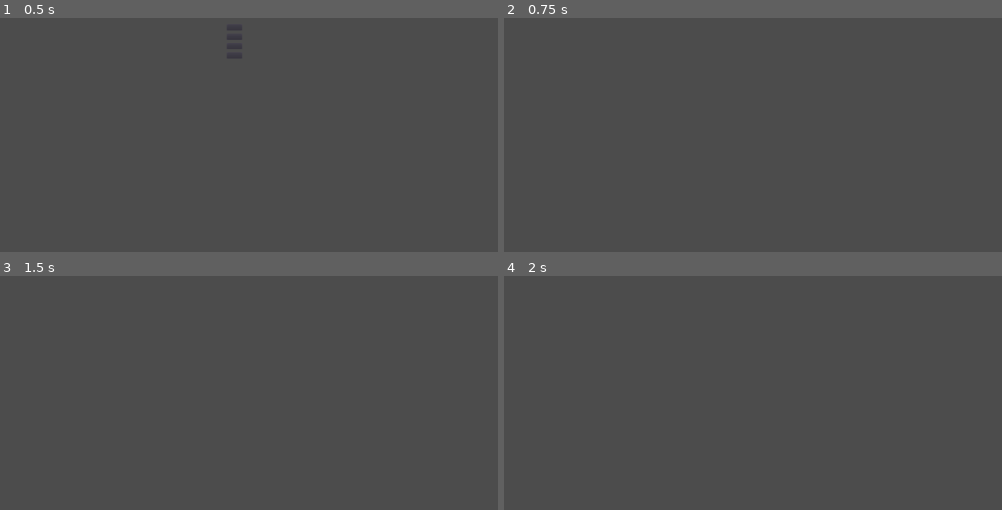
Above: before the commit, frames 1-4 (two rows, left to right).
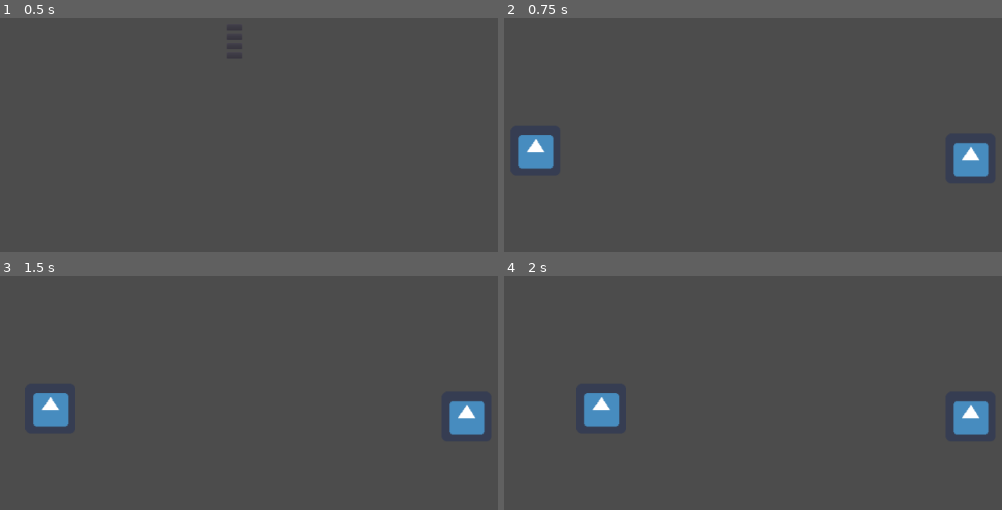
Above: after the commit, the same moments.

Repository: DandyGames/LudumDare48
Game: Godot game, scene res://Scenes/Menu/MainMenu.tscn
The game is run twice, just before and just after one commit, with the same random seed, the same clock (stepped at 60 frames per second) and the same inputs. The engine's default icon, where the game draws it, is replaced by a stand-in: a white triangle on a blue panel in a dark square.
Inputs:
- Up to frame 1 (0.5 s): no input
- Up to frame 2 (0.75 s): click "Start" at 0.5 s
- Up to frame 3 (1.5 s): tap Enter at 1.25 s; hold D (p0_right, bound only after the commit) from 1.28 s (still down)
- Up to frame 4 (2 s): keep holding D (p0_right, bound only after the commit)

Frame 1 is identical in both runs. In frame 2, 2.1% of the frame differs, in the area x 2-98%, y 50-68%; in frame 3, 2.1%; in frame 4, 2.1%, in the area x 16-98%, y 50-68%.

Commit message:
Working menu and placeholder player

Diff:
--- /dev/null
+++ b/Images/Sprites/PlayerSprite.tres
@@ -0,0 +1,11 @@
+[gd_resource type="SpriteFrames" load_steps=2 format=2]
+
+[ext_resource path="res://icon.png" type="Texture" id=1]
+
+[resource]
+animations = [ {
+"frames": [ ExtResource( 1 ) ],
+"loop": true,
+"name": "idle",
+"speed": 5.0
+} ]
--- a/Scenes/Game/Game.tscn
+++ b/Scenes/Game/Game.tscn
@@ -1,9 +1,10 @@
-[gd_scene load_steps=6 format=2]
+[gd_scene load_steps=7 format=2]
 
 [ext_resource path="res://Scenes/UI/Label.tscn" type="PackedScene" id=1]
 [ext_resource path="res://Scenes/UI/F_MediumFont.tres" type="DynamicFont" id=2]
 [ext_resource path="res://Scripts/Game.gd" type="Script" id=3]
 [ext_resource path="res://Scenes/Game/PauseMenu.tscn" type="PackedScene" id=4]
+[ext_resource path="res://Scenes/Game/Player.tscn" type="PackedScene" id=5]
 
 [sub_resource type="GDScript" id=1]
 script/source = "extends GridContainer
@@ -20,6 +21,7 @@
 "_edit_use_anchors_": false
 }
 PauseMenu = ExtResource( 4 )
+PlayerBaseSpeed = 120
 
 [node name="Interface" type="GridContainer" parent="."]
 anchor_left = 0.5
@@ -40,3 +42,9 @@
 margin_bottom = 62.0
 text = "Press Esc"
 customfont = ExtResource( 2 )
+
+[node name="Player0" parent="." instance=ExtResource( 5 )]
+position = Vector2( 163.372, 320.105 )
+
+[node name="Player1" parent="." instance=ExtResource( 5 )]
+position = Vector2( 720.176, 330.356 )
--- /dev/null
+++ b/Scenes/Game/Player.tscn
@@ -0,0 +1,15 @@
+[gd_scene load_steps=3 format=2]
+
+[ext_resource path="res://Images/Sprites/PlayerSprite.tres" type="SpriteFrames" id=1]
+
+[sub_resource type="RectangleShape2D" id=1]
+extents = Vector2( 31.9969, 31.983 )
+
+[node name="KinematicBody2D" type="KinematicBody2D"]
+
+[node name="AnimatedSprite" type="AnimatedSprite" parent="."]
+frames = ExtResource( 1 )
+animation = "idle"
+
+[node name="CollisionShape2D" type="CollisionShape2D" parent="."]
+shape = SubResource( 1 )
--- a/Scripts/Game.gd
+++ b/Scripts/Game.gd
@@ -1,11 +1,46 @@
 extends Control
 export (PackedScene) var PauseMenu
+export var PlayerBaseSpeed = 100
 var canpause = true
+var p0_mov = Vector2(0, 0)
+var p1_mov = Vector2(0, 0)
 func _ready():
 	pass
-func _process(delta):
 
+func GeneralInput():
 	if Input.is_action_pressed("ui_cancel") and canpause:
 		canpause = false
 		var pausemenu = PauseMenu.instance()
 		get_node("Interface").add_child(pausemenu)
+
+func MovPlayers():
+	var speed = get_process_delta_time()*PlayerBaseSpeed
+	#get_node("Player0").position += p0_mov*speed
+	#get_node("Player1").position += p1_mov*speed
+	get_node("Player0").move_and_collide(p0_mov*speed)
+	get_node("Player1").move_and_collide(p1_mov*speed)
+
+func HandlePlayerMov():
+	p0_mov = Vector2(0, 0)
+	p1_mov = Vector2(0, 0)
+	if Input.is_action_pressed("p0_right"):
+		p0_mov += Vector2(1, 0)
+	if Input.is_action_pressed("p0_down"):
+		p0_mov += Vector2(0, 1)
+	if Input.is_action_pressed("p0_left"):
+		p0_mov += Vector2(-1, 0)
+	if Input.is_action_pressed("p0_up"):
+		p0_mov += Vector2(0, -1)
+	if Input.is_action_pressed("p1_right"):
+		p1_mov += Vector2(1, 0)
+	if Input.is_action_pressed("p1_down"):
+		p1_mov += Vector2(0, 1)
+	if Input.is_action_pressed("p1_left"):
+		p1_mov += Vector2(-1, 0)
+	if Input.is_action_pressed("p1_up"):
+		p1_mov += Vector2(0, -1)
+
+func _process(delta):
+	GeneralInput()
+	HandlePlayerMov()
+	MovPlayers()
--- a/project.godot
+++ b/project.godot
@@ -14,6 +14,49 @@
 run/main_scene="res://Scenes/Menu/MainMenu.tscn"
 config/icon="res://icon.png"
 
+[input]
+
+p0_right={
+"deadzone": 0.5,
+"events": [ Object(InputEventKey,"resource_local_to_scene":false,"resource_name":"","device":0,"alt":false,"shift":false,"control":false,"meta":false,"command":false,"pressed":false,"scancode":68,"unicode":0,"echo":false,"script":null)
+ ]
+}
+p0_down={
+"deadzone": 0.5,
+"events": [ Object(InputEventKey,"resource_local_to_scene":false,"resource_name":"","device":0,"alt":false,"shift":false,"control":false,"meta":false,"command":false,"pressed":false,"scancode":83,"unicode":0,"echo":false,"script":null)
+ ]
+}
+p0_left={
+"deadzone": 0.5,
+"events": [ Object(InputEventKey,"resource_local_to_scene":false,"resource_name":"","device":0,"alt":false,"shift":false,"control":false,"meta":false,"command":false,"pressed":false,"scancode":65,"unicode":0,"echo":false,"script":null)
+ ]
+}
+p0_up={
+"deadzone": 0.5,
+"events": [ Object(InputEventKey,"resource_local_to_scene":false,"resource_name":"","device":0,"alt":false,"shift":false,"control":false,"meta":false,"command":false,"pressed":false,"scancode":87,"unicode":0,"echo":false,"script":null)
+ ]
+}
+p1_right={
+"deadzone": 0.5,
+"events": [ Object(InputEventKey,"resource_local_to_scene":false,"resource_name":"","device":0,"alt":false,"shift":false,"control":false,"meta":false,"command":false,"pressed":false,"scancode":16777233,"unicode":0,"echo":false,"script":null)
+ ]
+}
+p1_down={
+"deadzone": 0.5,
+"events": [ Object(InputEventKey,"resource_local_to_scene":false,"resource_name":"","device":0,"alt":false,"shift":false,"control":false,"meta":false,"command":false,"pressed":false,"scancode":16777234,"unicode":0,"echo":false,"script":null)
+ ]
+}
+p1_left={
+"deadzone": 0.5,
+"events": [ Object(InputEventKey,"resource_local_to_scene":false,"resource_name":"","device":0,"alt":false,"shift":false,"control":false,"meta":false,"command":false,"pressed":false,"scancode":16777231,"unicode":0,"echo":false,"script":null)
+ ]
+}
+p1_up={
+"deadzone": 0.5,
+"events": [ Object(InputEventKey,"resource_local_to_scene":false,"resource_name":"","device":0,"alt":false,"shift":false,"control":false,"meta":false,"command":false,"pressed":false,"scancode":16777232,"unicode":0,"echo":false,"script":null)
+ ]
+}
+
 [physics]
 
 common/enable_pause_aware_picking=true
